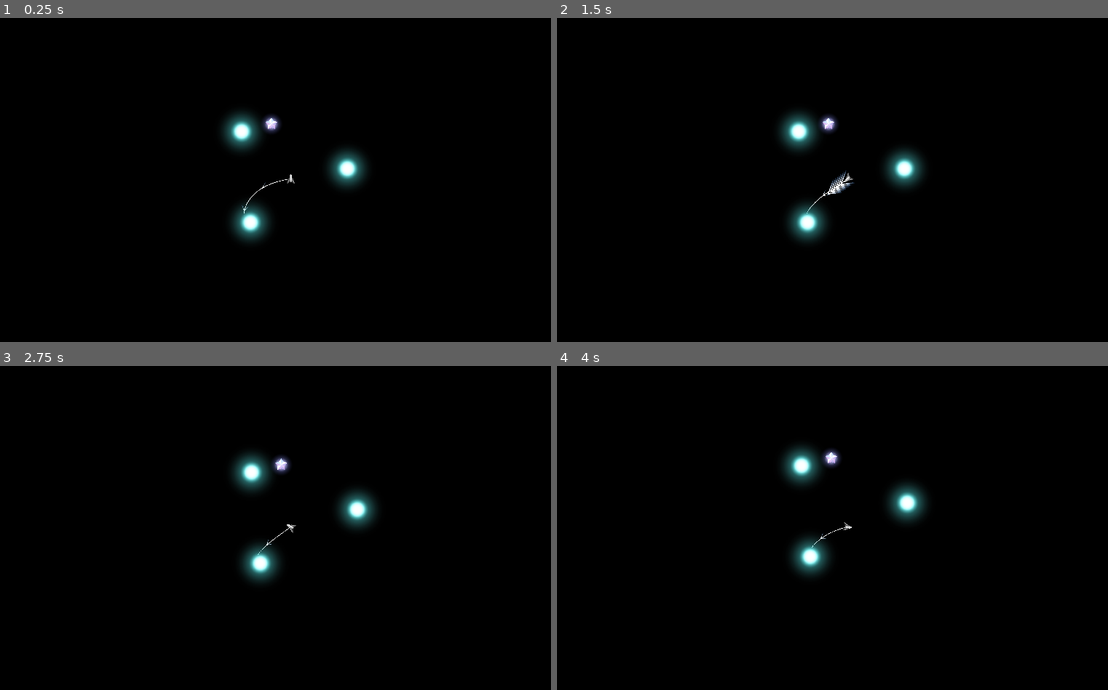
Above: before the commit, frames 1-4 (two rows, left to right).
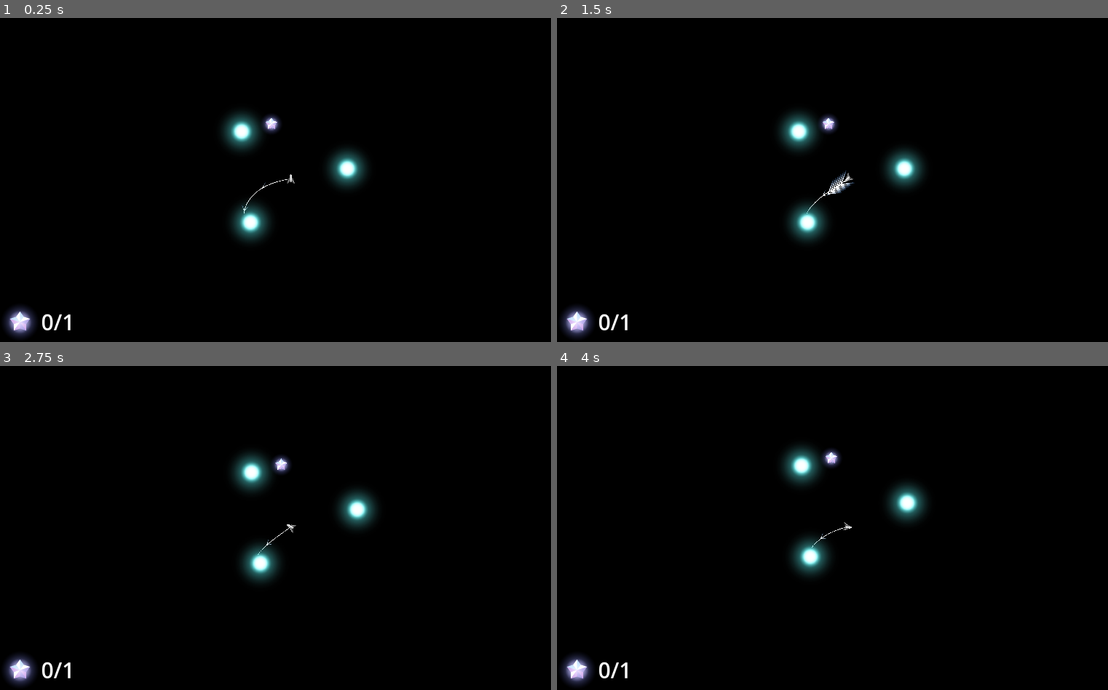
Above: after the commit, the same moments.

Repository: revanj/AstronautAndOrbit
Game: Godot game, scene res://MainTest.tscn
Same seed, same stepped clock (60 frames per second), same inputs: the game is played once before the commit and once after it.
Inputs (mouse positions are in pixels of both pictures, inside the frame that each line leads up to):
- Up to frame 1 (0.25 s): no input
- Up to frame 2 (1.5 s): tap Enter at 0.5 s; move the mouse to (975, 163) at 0.52 s; hold D (thruster_right_turn) 0.53-1.25 s; click (975, 163) at 0.67 s; click (975, 163) at 0.77 s; tap Space at 1.25 s; drag from (733, 196) to (826, 124) at 1.27 s
- Up to frame 3 (2.75 s): move the mouse to (347, 456) at 2.02 s; hold D (thruster_right_turn) from 2.03 s (still down)
- Up to frame 4 (4 s): release D (thruster_right_turn) at 2.75 s; drag from (815, 592) to (672, 479) at 2.77 s; move the mouse to (1019, 576) at 3.52 s; hold A (thruster_left_turn) from 3.53 s (still down); click (1019, 576) at 3.77 s

The runs differ from the first frame. In frame 1, 0.6% of the frame differs, in the area x 0-13%, y 89-99%; in frame 2, 0.6%; in frame 3, 0.6%; in frame 4, 0.6%.
Error before the commit: Parse Error: Expected indented block after function declaration. (res://EnergyStar.gd:4)

Commit message:
Commit before trying to refactor star into limited radius

Diff:
--- /dev/null
+++ b/CrystalCollect.tscn
@@ -0,0 +1,22 @@
+[gd_scene load_steps=2 format=3 uid="uid://cpsqvdopnkhmy"]
+
+[ext_resource type="Texture2D" uid="uid://b0v12hvi7arcb" path="res://Art/EnergyStar.png" id="1_jgrr0"]
+
+[node name="CrystalCollect" type="HBoxContainer"]
+anchors_preset = 2
+anchor_top = 1.0
+anchor_bottom = 1.0
+offset_top = -132.0
+offset_right = 486.0
+grow_vertical = 0
+
+[node name="TextureRect" type="TextureRect" parent="."]
+custom_minimum_size = Vector2(30, 30)
+layout_mode = 2
+texture = ExtResource("1_jgrr0")
+expand_mode = 2
+
+[node name="Label" type="Label" parent="."]
+layout_mode = 2
+theme_override_font_sizes/font_size = 72
+text = "0"
--- /dev/null
+++ b/EnergyCrystal.gd
@@ -0,0 +1,16 @@
+extends Area2D
+class_name EnergyCrystal
+
+signal crystal_collected
+
+@onready var sprite = $EnergyStarSprite
+
+func _on_body_entered(body:Node2D):
+	if body.is_in_group("spaceship"):
+		emit_signal("crystal_collected")
+		var tween = get_tree().create_tween()
+		tween.set_parallel(true)
+		tween.tween_property(sprite, "modulate", Color.TRANSPARENT, 1)
+		tween.tween_property(sprite, "scale", Vector2(3,3), 1)
+		tween.set_parallel(false)
+		tween.tween_callback(self.queue_free)
--- a/EnergyStar.gd
+++ /dev/null
@@ -1,10 +0,0 @@
-extends Area2D
-
-
-func _ready():
-
-
-
-# Called every frame. 'delta' is the elapsed time since the previous frame.
-func _process(delta):
-	pass
--- a/EnergyStar.tscn
+++ b/EnergyStar.tscn
@@ -1,18 +1,20 @@
 [gd_scene load_steps=4 format=3 uid="uid://co8brsgf1hgks"]
 
 [ext_resource type="Texture2D" uid="uid://b0v12hvi7arcb" path="res://Art/EnergyStar.png" id="1_7slta"]
-[ext_resource type="Script" path="res://EnergyStar.gd" id="1_jdbl5"]
+[ext_resource type="Script" path="res://EnergyCrystal.gd" id="1_8l351"]
 
 [sub_resource type="CircleShape2D" id="CircleShape2D_tdw1y"]
 radius = 132.921
 
-[node name="EnergyStar" type="Area2D"]
+[node name="EnergyCrystal" type="Area2D"]
 position = Vector2(-64, -182)
 scale = Vector2(0.159592, 0.159592)
-script = ExtResource("1_jdbl5")
+script = ExtResource("1_8l351")
 
 [node name="EnergyStarSprite" type="Sprite2D" parent="."]
 texture = ExtResource("1_7slta")
 
 [node name="CollisionShape2D" type="CollisionShape2D" parent="."]
 shape = SubResource("CircleShape2D_tdw1y")
+
+[connection signal="body_entered" from="." to="." method="_on_body_entered"]
--- a/Level.gd
+++ b/Level.gd
@@ -2,3 +2,14 @@
 class_name Level
 # This is the node that collects dependencies
 # lower level nodes will query this node for scattered dependencies
+
+@onready var crystals = $Crystals.get_children()
+@onready var ui:UI = $UI
+
+func _ready():
+	ui.total_crystals = len(crystals)
+	ui.update_crystal_label()
+
+	for c in crystals:
+		c = c as EnergyCrystal
+		c.crystal_collected.connect(ui._on_crystal_collected)
--- a/MainTest.tscn
+++ b/MainTest.tscn
@@ -7,6 +7,8 @@
 [ext_resource type="PackedScene" uid="uid://bb832x8inl183" path="res://Spaceship/Spaceship.tscn" id="4_hcorw"]
 [ext_resource type="PackedScene" uid="uid://co8brsgf1hgks" path="res://EnergyStar.tscn" id="6_4cqvk"]
 [ext_resource type="PackedScene" uid="uid://blcdi8y5tplqc" path="res://UI/DialogueBox.tscn" id="7_0t62n"]
+[ext_resource type="Script" path="res://UI.gd" id="7_e4s16"]
+[ext_resource type="PackedScene" uid="uid://cpsqvdopnkhmy" path="res://CrystalCollect.tscn" id="9_abxmf"]
 
 [node name="MainTest" type="Node2D"]
 texture_filter = 1
@@ -28,12 +30,14 @@
 [node name="Spaceship" parent="StarFields" instance=ExtResource("4_hcorw")]
 process_mode = 0
 
-[node name="Camera2D" type="Camera2D" parent="StarFields/Spaceship"]
-scale = Vector2(2.98443, 2.62811)
+[node name="Crystals" type="Node2D" parent="."]
 
-[node name="EnergyStar" parent="." instance=ExtResource("6_4cqvk")]
+[node name="EnergyCrystal" parent="Crystals" instance=ExtResource("6_4cqvk")]
 
-[node name="CanvasLayer" type="CanvasLayer" parent="."]
+[node name="UI" type="CanvasLayer" parent="."]
+script = ExtResource("7_e4s16")
 
-[node name="DialogueBox" parent="CanvasLayer" instance=ExtResource("7_0t62n")]
+[node name="DialogueBox" parent="UI" instance=ExtResource("7_0t62n")]
 visible = false
+
+[node name="CrystalCollect" parent="UI" instance=ExtResource("9_abxmf")]
--- a/Spaceship/Spaceship.tscn
+++ b/Spaceship/Spaceship.tscn
@@ -8,9 +8,9 @@
 [ext_resource type="Texture2D" uid="uid://ch2y84spiqeix" path="res://Art/FlameBlue.png" id="6_msu38"]
 
 [sub_resource type="RectangleShape2D" id="RectangleShape2D_3y11g"]
-size = Vector2(77.5953, 20)
+size = Vector2(59.6887, 84.0994)
 
-[node name="Spaceship" type="CharacterBody2D"]
+[node name="Spaceship" type="CharacterBody2D" groups=["spaceship"]]
 process_mode = 1
 scale = Vector2(0.335072, 0.380502)
 motion_mode = 1
@@ -19,7 +19,7 @@
 script = ExtResource("1_i0tod")
 
 [node name="CollisionShape2D" type="CollisionShape2D" parent="."]
-position = Vector2(5.96887, 0)
+position = Vector2(0, 3.99451e-06)
 shape = SubResource("RectangleShape2D_3y11g")
 
 [node name="BigJumpDisplay" parent="." instance=ExtResource("4_hw35e")]
@@ -40,3 +40,5 @@
 modulate = Color(1, 1, 1, 0)
 position = Vector2(0, 236.53)
 texture = ExtResource("6_msu38")
+
+[node name="Camera2D" type="Camera2D" parent="."]
--- /dev/null
+++ b/UI.gd
@@ -0,0 +1,13 @@
+extends CanvasLayer
+class_name UI
+
+var crystals_collected = 0
+var total_crystals = 0
+@onready var crystal_label:Label = $CrystalCollect/Label
+
+func _on_crystal_collected():
+	crystals_collected += 1
+	update_crystal_label()
+
+func update_crystal_label():
+	crystal_label.text = str(crystals_collected) + "/" + str(total_crystals)
Not shown: 1 places in MainTest.tscn that only renumber resources
